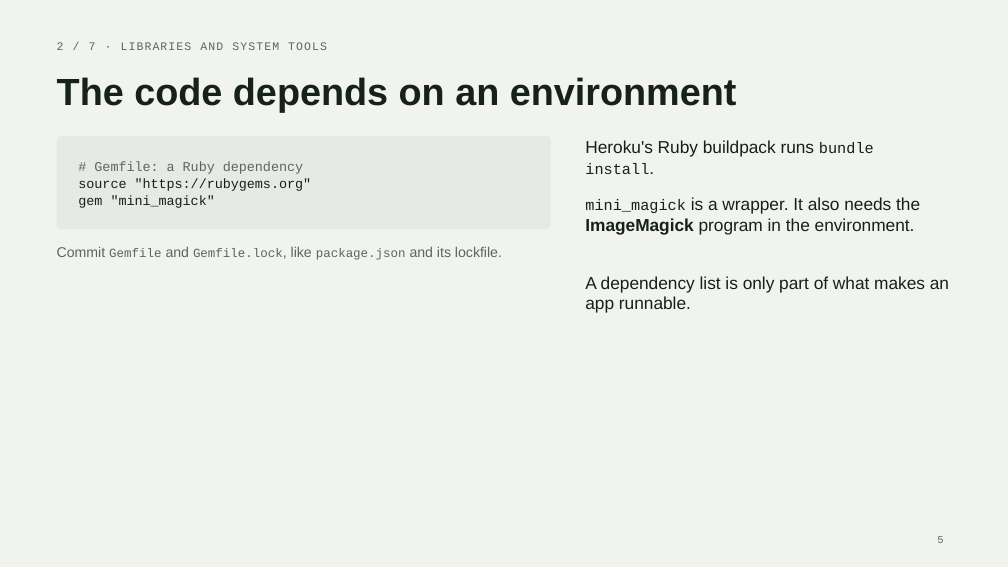
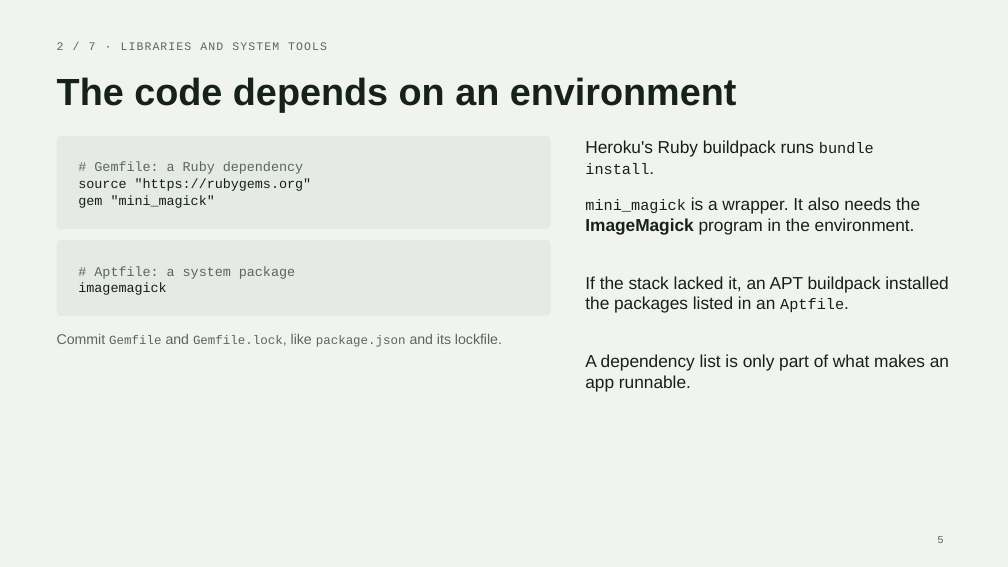
Before and after one commit to raysapida/terraform_demo, a slide deck: slide 5 of docs/slides.pptx. Drawn at 1008x567 pixels with LibreOffice and Linux fonts; fonts in the diff are those of the drawing. Boxes give left, top, right and bottom in pixels: in the first picture for what was removed or moved away, otherwise in the second. Text is boxed around its words. In the diff, an @@ line names an element or a change of style, - is before the commit and + after.

Commit message:
Bring the Aptfile back to the environment slide

```diff
--- a/docs/slides.pptx
+++ b/docs/slides.pptx
@@ rounded rectangle added at bbox=[57, 240, 551, 316], fill #E6EAE4, 12.8 pt, text #5B6660 @@
+# Aptfile: a system package
+imagemagick
@@ text added at bbox=[585, 276, 948, 313], 16.5 pt, text #16201C @@
+If the stack lacked it, an APT buildpack installed the packages listed in an Aptfile.
@@ text "Commit Gemfile and Gemfile.lock, like ...": place and size @@
-text "Commit Gemfile and Gemfile.lock, like ..." at bbox=[57, 247, 502, 260]
+text "Commit Gemfile and Gemfile.lock, like ..." at bbox=[57, 334, 502, 347]
@@ text "A dependency list is only ...": place and size @@
-text "A dependency list is only ..." at bbox=[585, 276, 949, 313]
+text "A dependency list is only ..." at bbox=[585, 354, 949, 391]
```
Also in this commit, not shown: 2 other files.
